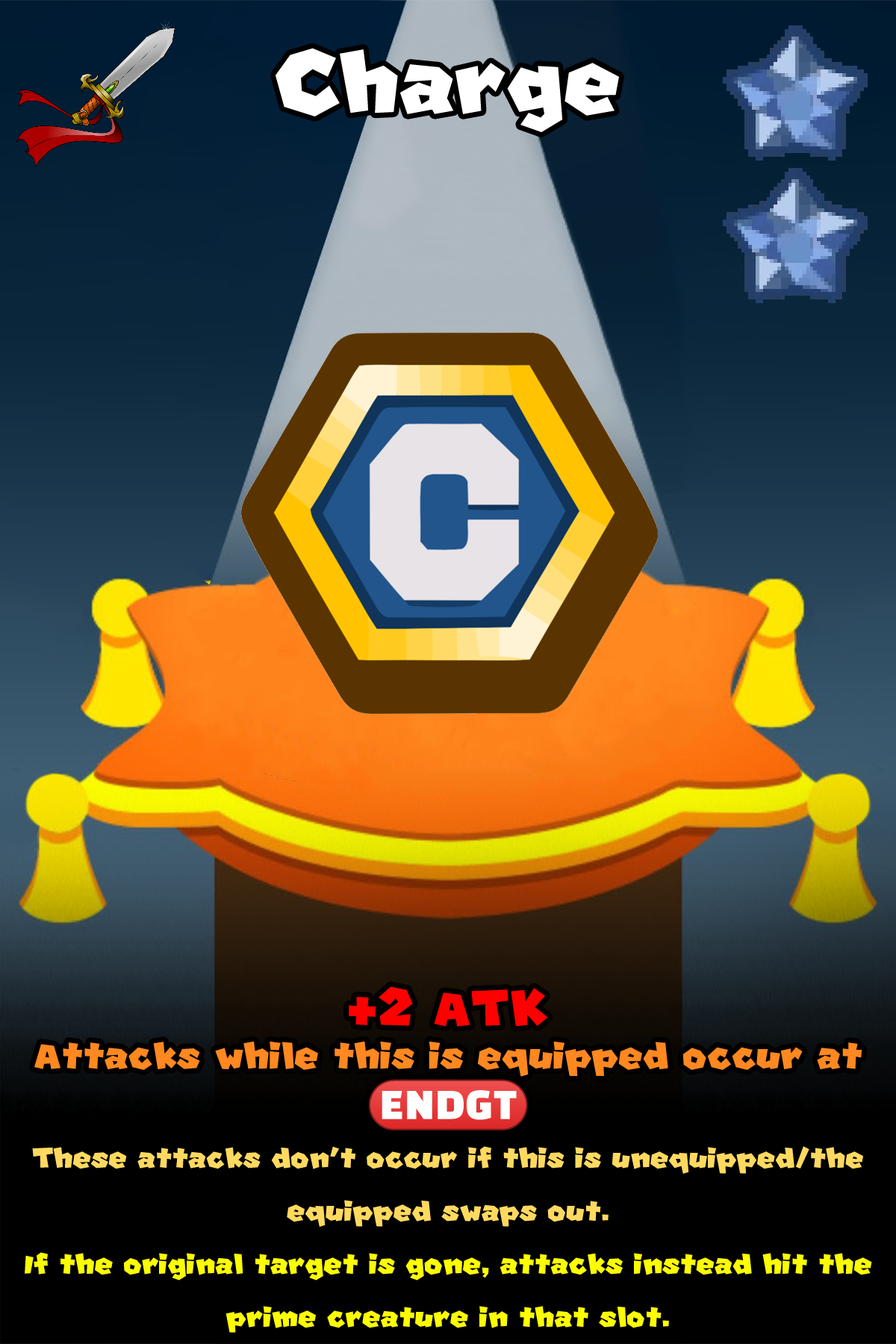
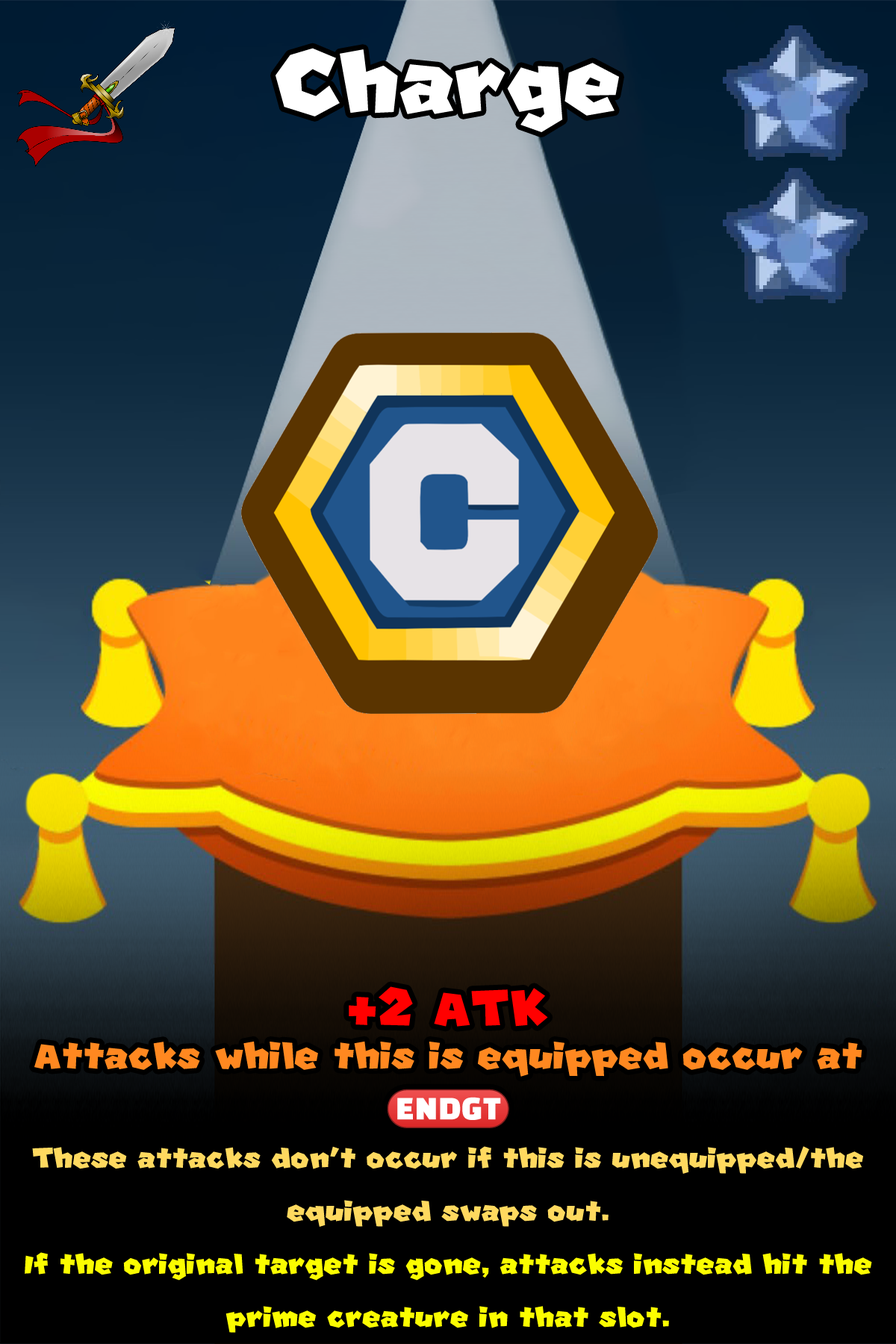
The second 896 x 1344 image is a revision of the first. Changes to its layers:
painted on "Ability" over left=368, top=1078, right=528, bottom=1131
